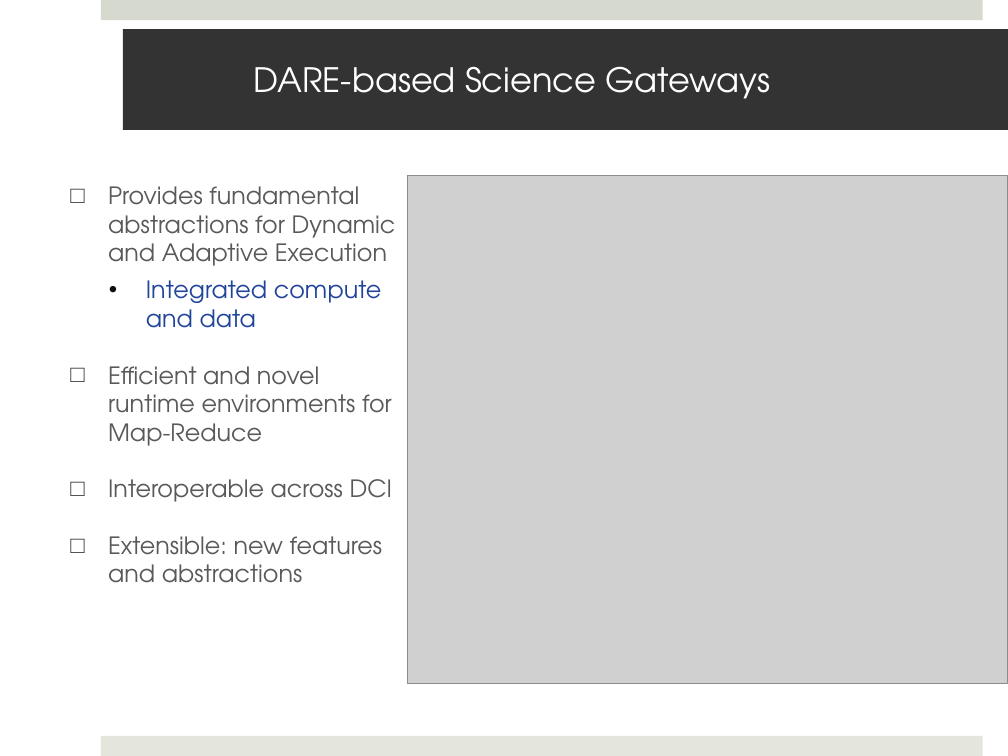
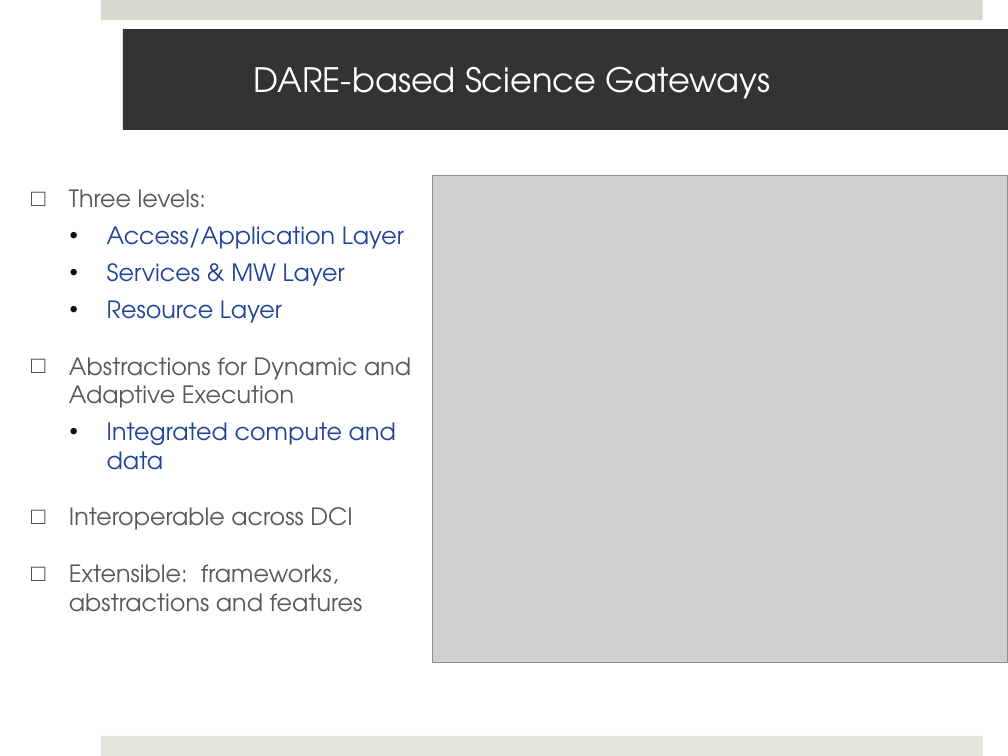
Before and after one commit to saga-project/saga-cpp-legacy-projects, a slide deck: slide 13 of saga-talks/ecmls11-dare.pptx (slide 15 before the commit). Drawn at 1008x756 pixels with LibreOffice and Linux fonts; fonts in the diff are those of the drawing; grey boxes stand for pictures; background and template pictures are left out. Boxes give left, top, right and bottom in pixels: in the first picture for what was removed or moved away, otherwise in the second. Text is boxed around its words. In the diff, an @@ line names an element or a change of style, - is before the commit and + after.

```diff
--- a/saga-talks/ecmls11-dare.pptx
+++ b/saga-talks/ecmls11-dare.pptx
@@ text "Three levels:": place and size @@
-text "Three levels:" at box(108, 186, 396, 583)
+text "Three levels:" at box(69, 189, 411, 612)
@@ picture: place and size @@
-picture at box(407, 176, 1008, 683)
+picture at box(432, 176, 1008, 662)
@@ text at box(69, 189, 411, 408): text changed @@
-□ Provides fundamental abstractions for Dynamic and Adaptive Execution
+□ Three levels:
+  • Access/Application Layer
+  • Services & MW Layer
+  • Resource Layer
+□ Abstractions for Dynamic and Adaptive Execution
@@ text at box(108, 366, 392, 446): paragraph removed @@
-□ Efficient and novel runtime environments for Map-Reduce
@@ text at box(69, 564, 363, 612): text changed @@
-□ Extensible: new features and abstractions
+□ Extensible: frameworks, abstractions and features
```
Also in this commit, not shown: 11 other slides changed, 2 slides added, 5 slides removed.
